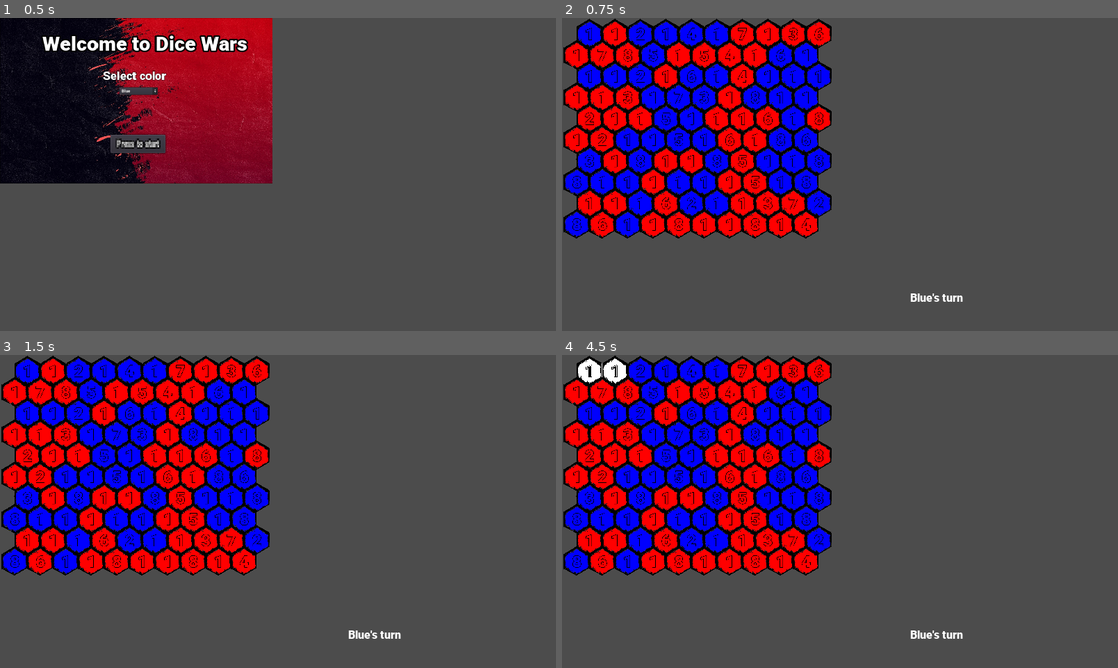
Above: before the commit, frames 1-4 (two rows, left to right).
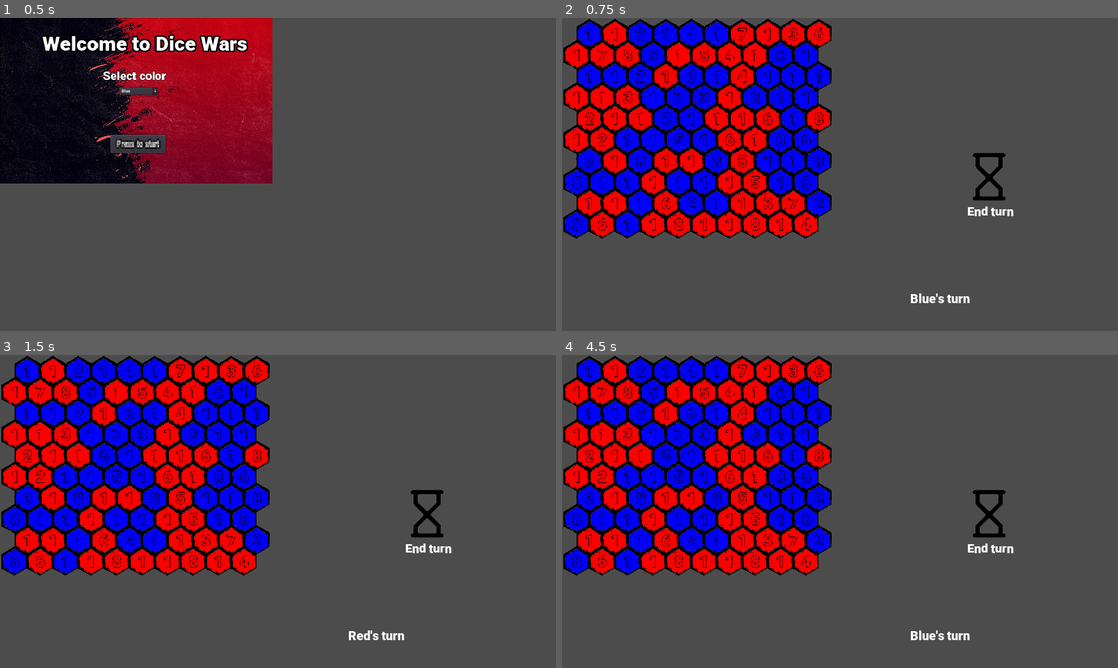
Above: after the commit, the same moments.

Repository: delington/Godot-DiceWars
Game: Godot game, scene res://Main.tscn
Same seed, same stepped clock (60 frames per second), same inputs: the game is played once before the commit and once after it.
Inputs (mouse positions are in pixels of both pictures, inside the frame that each line leads up to):
- Up to frame 1 (0.5 s): no input
- Up to frame 2 (0.75 s): click "Press to start" at 0.5 s
- Up to frame 3 (1.5 s): click (428, 514) at 1.27 s
- Up to frame 4 (4.5 s): click (990, 514) at 2.02 s; click (990, 514) at 2.77 s; move the mouse to (589, 370) at 3.52 s; click (589, 370) at 3.67 s; tap Enter at 4.25 s; move the mouse to (612, 370) at 4.27 s; click (612, 370) at 4.42 s

Frame 1 is identical in both runs. In frame 2, 0.7% of the frame differs, in the area x 62-82%, y 43-92%; in frame 3, 0.7%; in frame 4, 1.2%, in the area x 2-82%, y 0-92%.

Commit message:
Remove .import files, move images to dedicated folder, Battlefield: handle end turn button pressing, set text, current player index, animation, HexaSprite: rename signal handling function, Add images to AnimatedSprite - Hourglass

Diff:
--- a/Battlefield.gd
+++ b/Battlefield.gd
@@ -17,6 +17,8 @@
 const TURN_LABEL = "'s turn"
 
 onready var start_label = $"StartLabel"
+onready var end_turn_button = $"EndTurnButton"
+onready var end_button_animation_sprite = $"EndTurnButton/EndTurnButtonAnimationSprite"
 
 # Called when the node enters the scene tree for the first time.
 func _ready():
@@ -54,7 +56,7 @@
 				field_array[i][j].set_color(Global.get_player_color_value_by_index(opponent_player_index))
 				field_number_array[opponent_player_index] -= 1
 
-func get_opponent_index(random_player_index: int):
+func get_opponent_index(random_player_index: int) -> int:
 	return random_player_index == 0 if 1 else 0
 
 func set_dices_of_fields(field_array):
@@ -147,14 +149,31 @@
 func set_instance_coordinates(instance, i, j):
 	instance.coordinate = Vector2(i, j)
 
-func handle_scene_change(field):
-	var selected = field.selected
-	var color = field.color
+func handle_field_selection(field):
+	var current_player_color = Global.player_colors_dict[Global.current_player_index].value
+	if (field.color == current_player_color):
+		handle_field_click(field)
 
-	if selected:
+
+func handle_field_click(field):
+	if field.selected:
 		field.selected = false
-		field.set_color(color)
+		field.set_color(field.color)
 	else:
 		field.selected = true
 		field.modulate = Global.selection_color
 		field.modulate.a = 5
+
+
+func _on_EndTurnButton_pressed():
+	var opponent_index: int = get_opponent_index(Global.current_player_index)
+	Global.current_player_index = opponent_index
+
+	var opponent_color: String = Global.player_colors_dict[opponent_index].text
+	start_label.text = str(opponent_color, TURN_LABEL)
+
+	manage_end_button_animation(end_button_animation_sprite)
+
+func manage_end_button_animation(animation_sprite):
+	animation_sprite.frame = 0
+	animation_sprite.play()
--- a/Battlefield.tscn
+++ b/Battlefield.tscn
@@ -1,11 +1,26 @@
-[gd_scene load_steps=4 format=2]
+[gd_scene load_steps=10 format=2]
 
 [ext_resource path="res://Roboto-Black.ttf" type="DynamicFontData" id=1]
 [ext_resource path="res://Battlefield.gd" type="Script" id=2]
+[ext_resource path="res://img/hourglass.png" type="Texture" id=3]
+[ext_resource path="res://img/hourglass45.png" type="Texture" id=4]
+[ext_resource path="res://img/hourglass90.png" type="Texture" id=5]
+[ext_resource path="res://img/hourglass135.png" type="Texture" id=6]
 
 [sub_resource type="DynamicFont" id=1]
-size = 40
+size = 45
 font_data = ExtResource( 1 )
+
+[sub_resource type="DynamicFont" id=2]
+font_data = ExtResource( 1 )
+
+[sub_resource type="SpriteFrames" id=3]
+animations = [ {
+"frames": [ ExtResource( 3 ), ExtResource( 4 ), ExtResource( 5 ), ExtResource( 6 ), ExtResource( 3 ) ],
+"loop": false,
+"name": "default",
+"speed": 5.0
+} ]
 
 [node name="Battlefield" type="Node2D"]
 position = Vector2( 0, 3 )
@@ -18,3 +33,29 @@
 margin_bottom = 1038.0
 custom_fonts/font = SubResource( 1 )
 text = "starts the turn"
+
+[node name="EndTurnLabel" type="Label" parent="."]
+margin_left = 1399.0
+margin_top = 639.0
+margin_right = 1575.0
+margin_bottom = 694.0
+custom_fonts/font = SubResource( 1 )
+text = "End turn"
+
+[node name="EndTurnButton" type="Button" parent="."]
+margin_left = 1331.0
+margin_top = 328.0
+margin_right = 1617.0
+margin_bottom = 759.0
+rect_scale = Vector2( 0.428949, 0.392132 )
+rect_pivot_offset = Vector2( 146.064, 220.424 )
+custom_fonts/font = SubResource( 2 )
+flat = true
+
+[node name="EndTurnButtonAnimationSprite" type="AnimatedSprite" parent="EndTurnButton"]
+position = Vector2( 141.251, 216.792 )
+scale = Vector2( 0.710678, 0.795987 )
+frames = SubResource( 3 )
+offset = Vector2( 1.646, -5.81335 )
+
+[connection signal="pressed" from="EndTurnButton" to="." method="_on_EndTurnButton_pressed"]
--- a/HexaSprite.gd
+++ b/HexaSprite.gd
@@ -16,7 +16,7 @@
 
 	var area_hexa = $"AreaHexa"
 	area_hexa.connect("input_event", self, "_on_AreaHexa_input_event")
-	self.connect("signal_select_field", Global.ref["Battlefield"], "handle_scene_change")
+	self.connect("signal_select_field", Global.ref["Battlefield"], "handle_field_selection")
 
 # Called every frame. 'delta' is the elapsed time since the previous frame.
 func _process(delta):
--- a/HexaSprite.tscn
+++ b/HexaSprite.tscn
@@ -1,6 +1,6 @@
 [gd_scene load_steps=6 format=2]
 
-[ext_resource path="res://hexa4.png" type="Texture" id=1]
+[ext_resource path="res://img/hexa4.png" type="Texture" id=1]
 [ext_resource path="res://HexaSprite.gd" type="Script" id=2]
 [ext_resource path="res://Roboto-Black.ttf" type="DynamicFontData" id=3]
 
--- a/WelcomeScreen.tscn
+++ b/WelcomeScreen.tscn
@@ -1,6 +1,6 @@
 [gd_scene load_steps=9 format=2]
 
-[ext_resource path="res://welcome_screen.jpg" type="Texture" id=1]
+[ext_resource path="res://img/welcome_screen.jpg" type="Texture" id=1]
 [ext_resource path="res://Roboto-Black.ttf" type="DynamicFontData" id=2]
 [ext_resource path="res://WelcomeScreen.gd" type="Script" id=3]
 
Not shown, removed: hexa4.png.import
Renamed: hexa4.png -> img/hexa4.png
Binary file added: img/hourglass.png
Binary file added: img/hourglass135.png
Binary file added: img/hourglass45.png
Binary file added: img/hourglass90.png
Renamed: welcome_screen.jpg -> img/welcome_screen.jpg
Not shown, removed: welcome_screen.jpg.import
Not shown, changed: .gitignore
